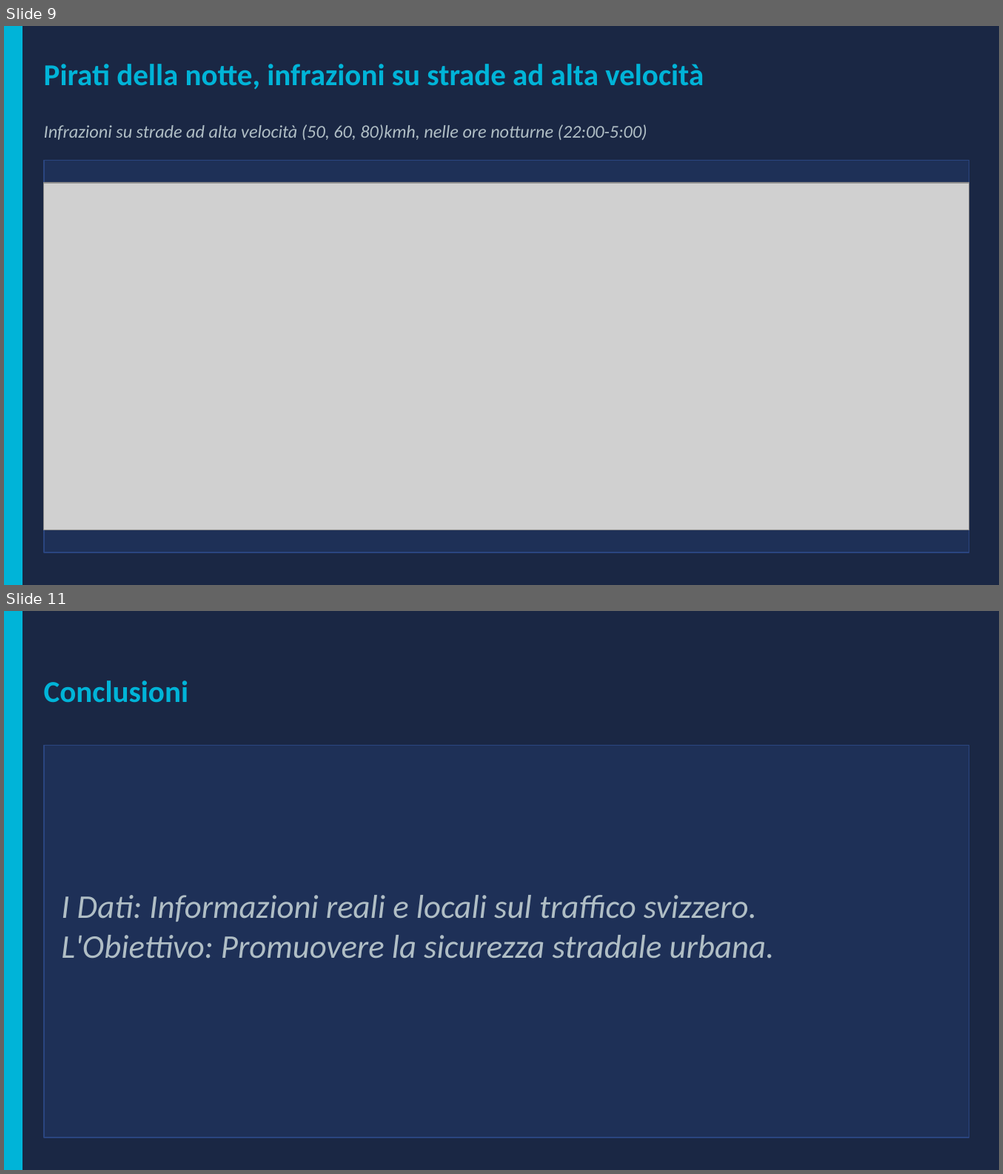
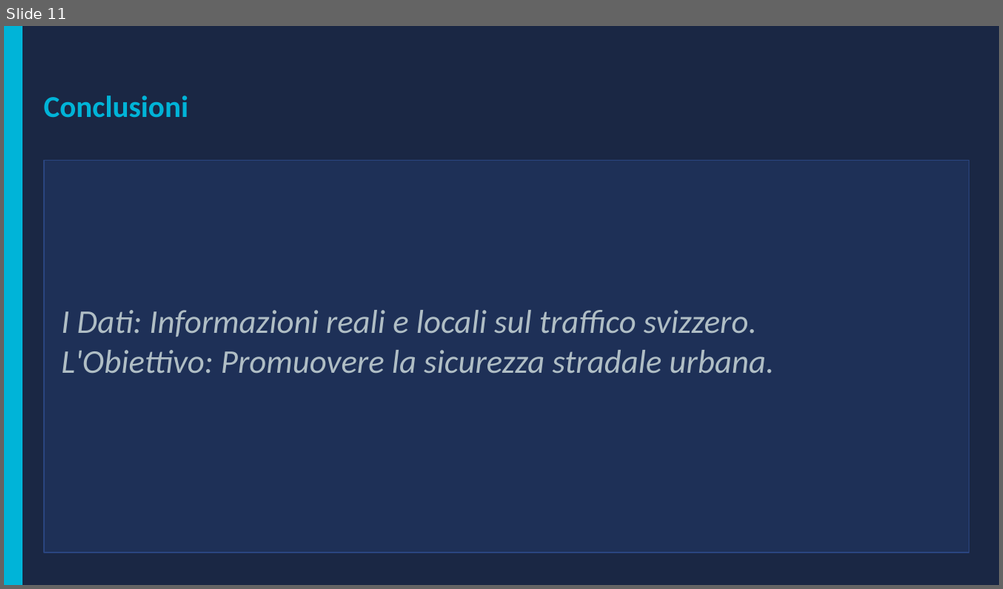
Before and after one commit to pezzandre/dataScience2, a slide deck: speed_monitoring.pptx. Shown one above the other, each under a label of ours: slides 9 and 11 before the commit, slide 11 after it; the slides between them are not shown. The pictures are 1003x1174 and 1003x589 pixels, drawn with LibreOffice and Linux fonts; fonts in the diff are those of the drawing; grey boxes stand for pictures. Boxes give left, top, right and bottom in pixels: in the first picture for what was removed or moved away, otherwise in the second. Text is boxed around its words. In the diff, an @@ line names an element or a change of style, - is before the commit and + after.

```diff
--- a/speed_monitoring.pptx
+++ b/speed_monitoring.pptx
@@ slide 9 removed at <box>4,26,999,585</box>, background #1A2744 @@
@@ rectangle removed at <box>4,26,22,585</box> @@
@@ text removed at <box>44,64,703,90</box> @@
-Pirati della notte, infrazioni su strade ad alta velocità
@@ text removed at <box>44,124,647,140</box> @@
-Infrazioni su strade ad alta velocità (50, 60, 80)kmh, nelle ore notturne (22:00-5:00)
@@ rectangle removed at <box>44,160,969,553</box> @@
@@ picture removed at <box>44,183,969,530</box> @@
```
Also in this commit, not shown: 3 slides changed, 2 slides added, 1 other slide removed.
